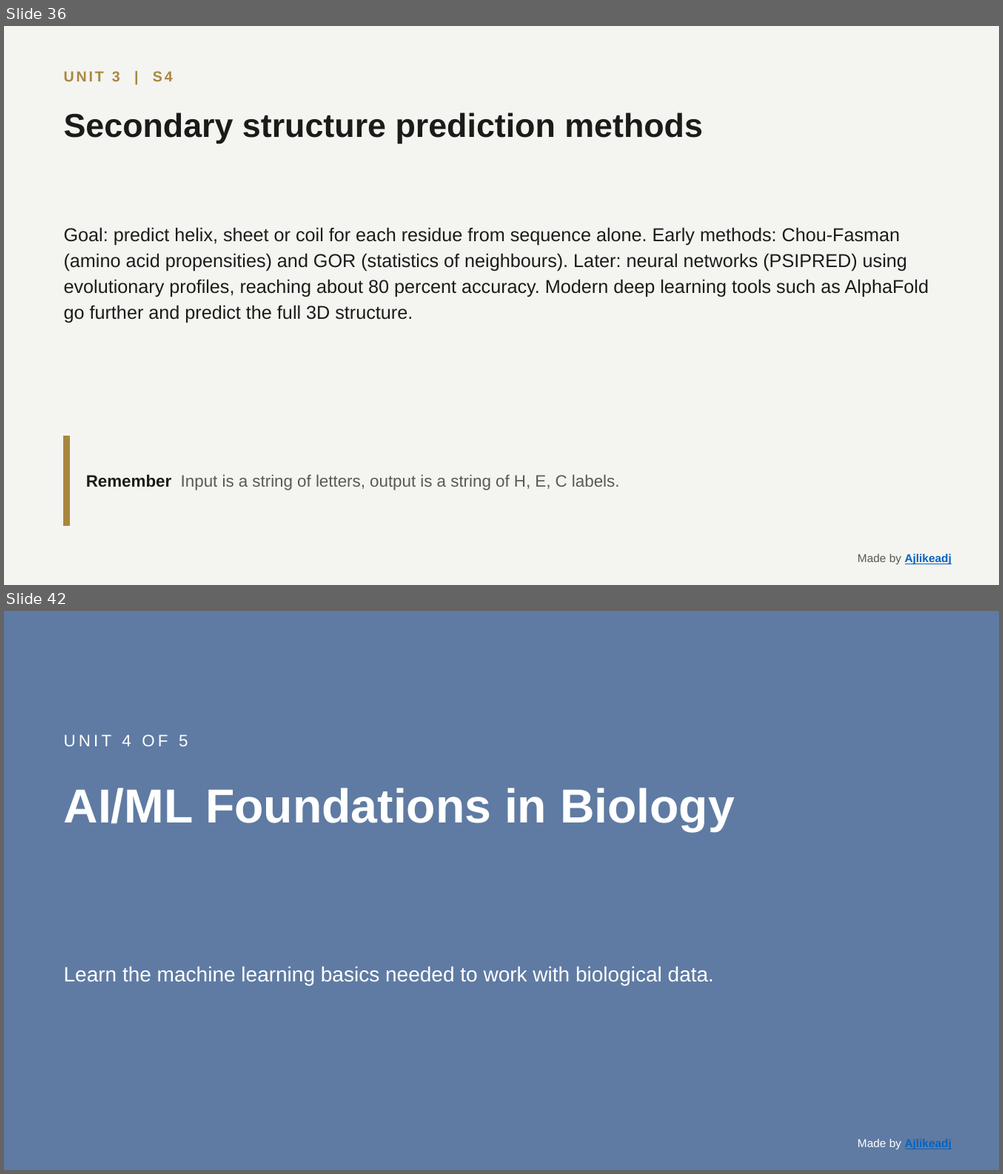
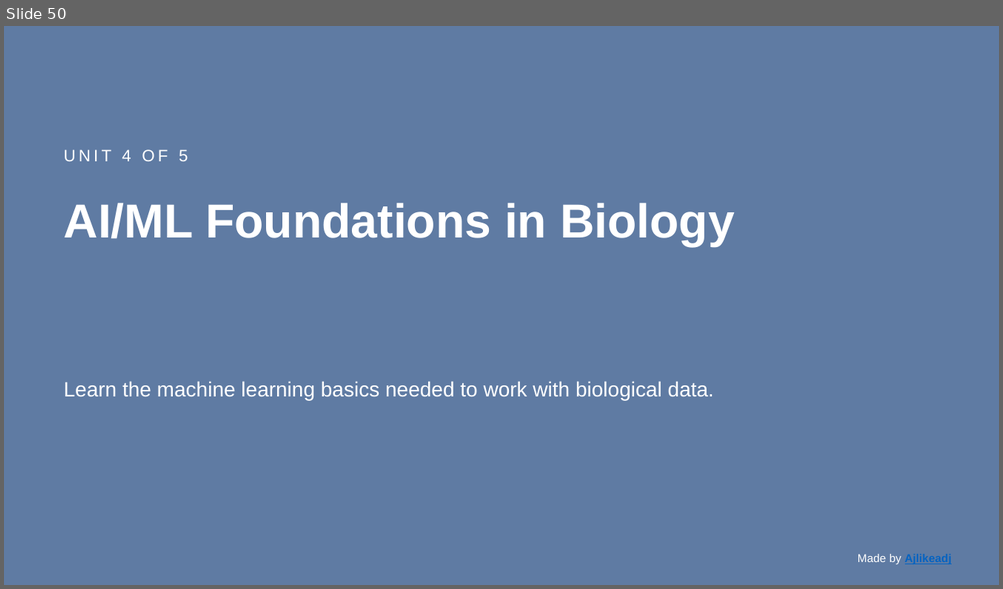
Before and after one commit to Ajlikeadj/Bio, a slide deck: CompBio-slides.pptx. Shown one above the other, each under a label of ours: slides 36 and 42 before the commit, slide 50 after it; the slides between them are not shown. The pictures are 1003x1174 and 1003x589 pixels, drawn with LibreOffice and Linux fonts; fonts in the diff are those of the drawing. Boxes give left, top, right and bottom in pixels: in the first picture for what was removed or moved away, otherwise in the second. Text is boxed around its words. In the diff, an @@ line names an element or a change of style, - is before the commit and + after.

```diff
--- a/CompBio-slides.pptx
+++ b/CompBio-slides.pptx
@@ slide 36 removed at <box>4,26,999,585</box>, background #F4F4F0 @@
@@ text removed at <box>64,71,173,82</box> @@
-UNIT 3 | S4
@@ text removed at <box>64,113,703,144</box> @@
-Secondary structure prediction methods
@@ text removed at <box>64,227,928,323</box> @@
-Goal: predict helix, sheet or coil for each residue from sequence alone. Early methods: Chou-Fasman (amino acid propensities) and GOR (statistics of neighbours). Later: neural networks (PSIPRED) using evolutionary profiles, reaching about 80 percent accuracy. Modern deep learning tools such as AlphaFold go further and predict the full 3D structure.
@@ rectangle removed at <box>64,437,70,526</box> @@
@@ text removed at <box>86,474,620,491</box> @@
-Remember Input is a string of letters, output is a string of H, E, C labels.
@@ text removed at <box>857,554,951,565</box> @@
-Made by Ajlikeadj
@@ what was slide 42 is now slide 50 @@
```
Also in this commit, not shown: 1 slide changed, 68 slides added, 59 other slides removed, 10 other files.
